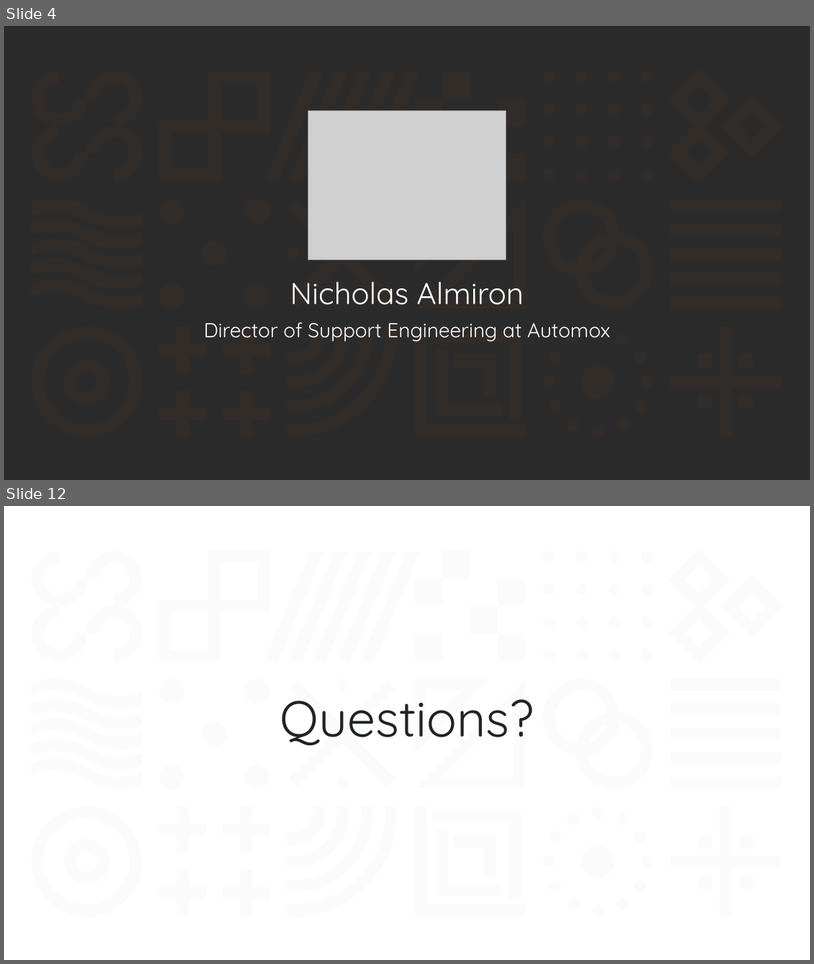
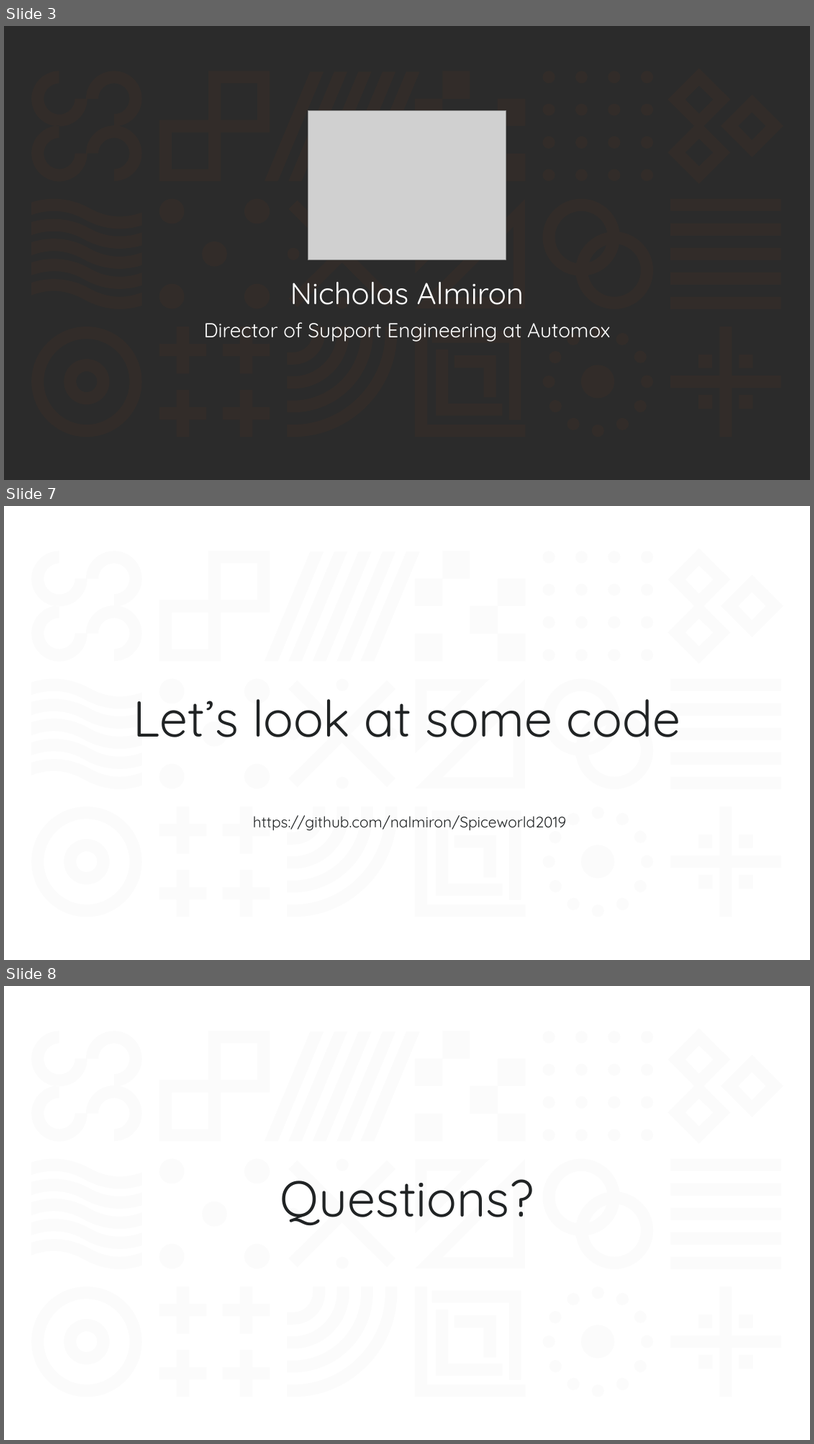
Before and after one commit to nalmiron/Spiceworld2019, a slide deck: SecurityDefense/SpiceWorld2019_PowerShell Scripting for Security Defense.pptx. Shown one above the other, each under a label of ours: slides 4 and 12 before the commit, slides 3, 7 and 8 after it; the slides between them are not shown. The pictures are 814x964 and 814x1444 pixels, drawn with LibreOffice and Linux fonts; fonts in the diff are those of the drawing; grey boxes stand for pictures; background and template pictures are left out; a plain dark background stands for a picture behind light text. Boxes give left, top, right and bottom in pixels: in the first picture for what was removed or moved away, otherwise in the second. Text is boxed around its words. In the diff, an @@ line names an element or a change of style, - is before the commit and + after.

```diff
--- a/SecurityDefense/SpiceWorld2019_PowerShell Scripting for Security Defense.pptx
+++ b/SecurityDefense/SpiceWorld2019_PowerShell Scripting for Security Defense.pptx
@@ slide 7 added at (4,506,810,960), background picture (left out); not listed: 18 template elements that a slide beside it also shows @@
@@ title added at (134,699,682,737), 60 pt, text #202324 @@
+Let’s look at some code
@@ text added at (253,815,566,830), 18 pt, text #202324 @@
+https://github.com/nalmiron/Spiceworld2019
@@ what was slide 4 is now slide 3 @@
@@ what was slide 12 is now slide 8 @@
```
Also in this commit, not shown: 3 other slides added, 8 slides removed, 2 other files.
